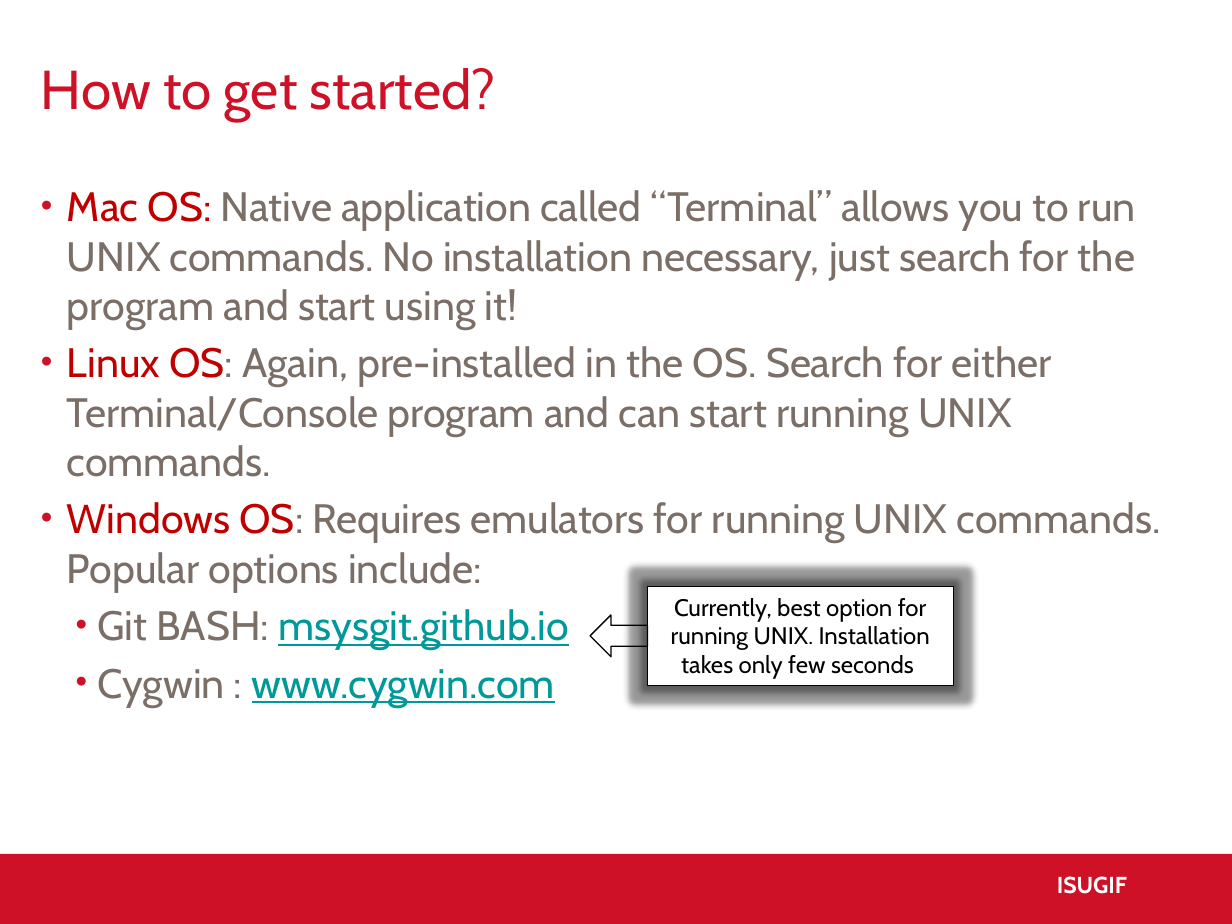
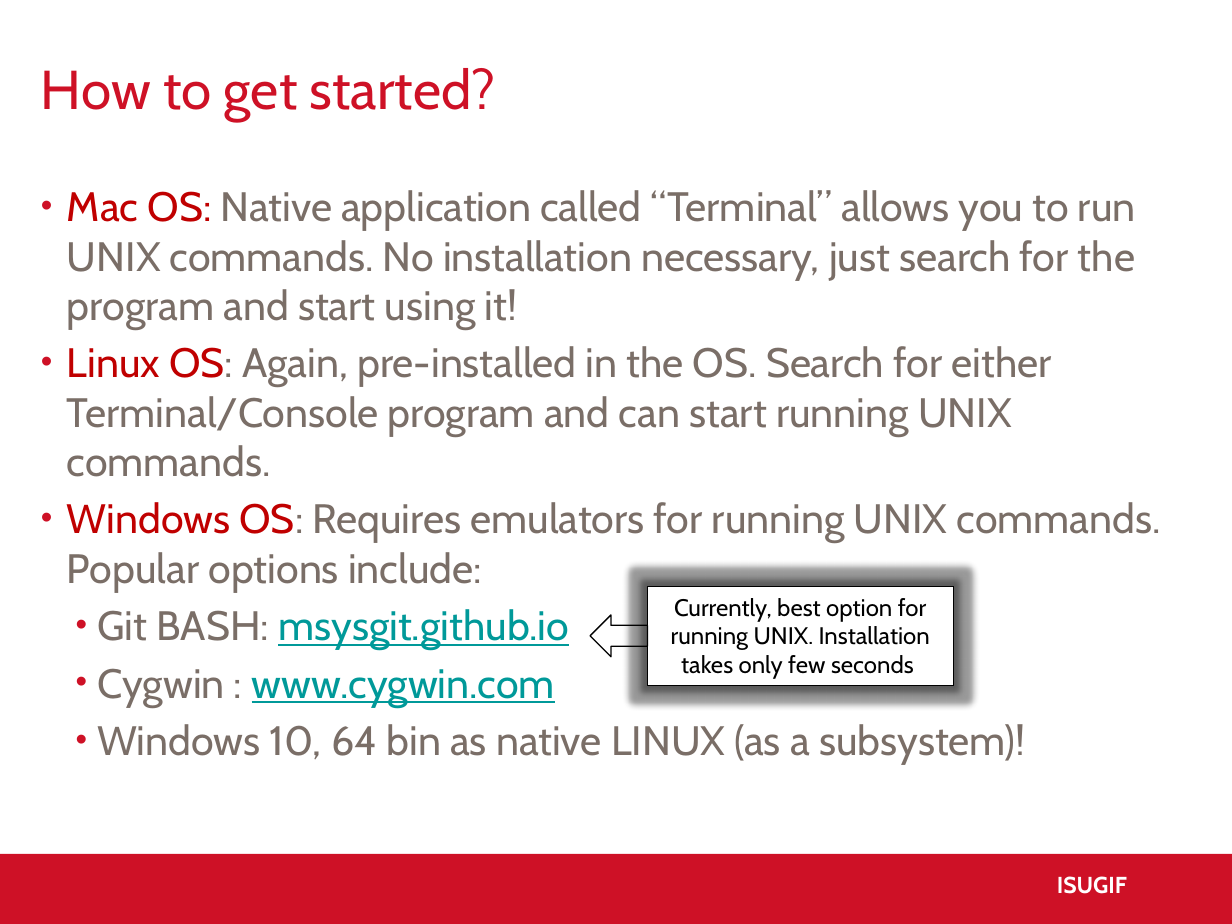
Before and after one commit to ISUgenomics/basic_UNIX_2015, a slide deck: slide 19 of GDCB542_sectionC_GIF_20170328.pptx. Drawn at 1232x924 pixels with LibreOffice and Linux fonts; fonts in the diff are those of the drawing; background and template pictures are left out. Boxes give left, top, right and bottom in pixels: in the first picture for what was removed or moved away, otherwise in the second. Text is boxed around its words. In the diff, an @@ line names an element or a change of style, - is before the commit and + after.

```diff
--- a/GDCB542_sectionC_GIF_20170328.pptx
+++ b/GDCB542_sectionC_GIF_20170328.pptx
@@ text at (97,724,1025,765): paragraph added @@
+  • Windows 10, 64 bin as native LINUX (as a subsystem)!
```
Also in this commit, not shown: 1 other slide changed.
